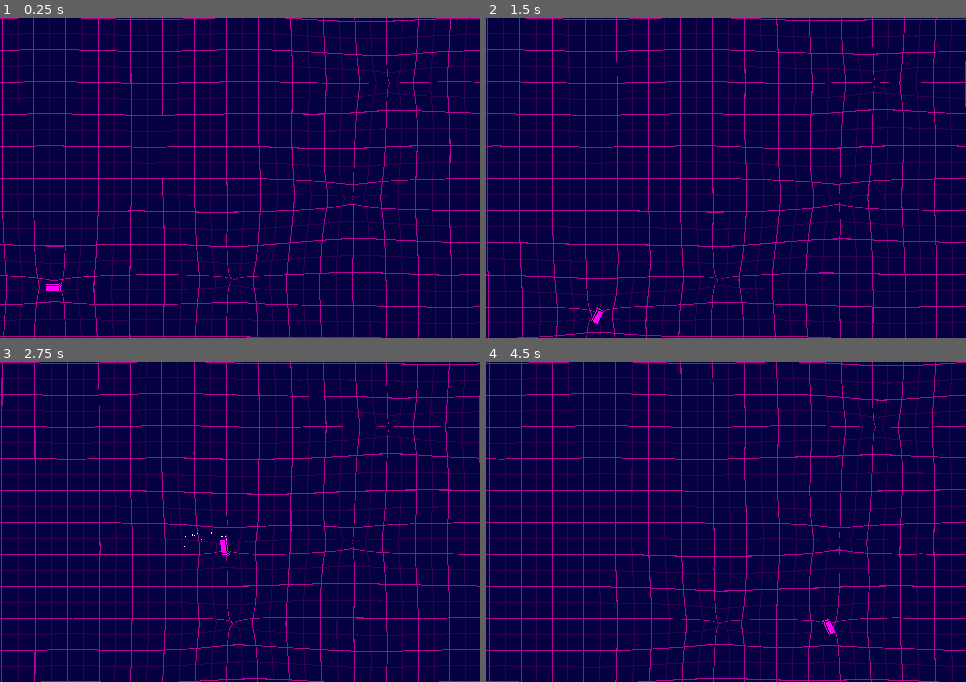
Above: before the commit, frames 1-4 (two rows, left to right).
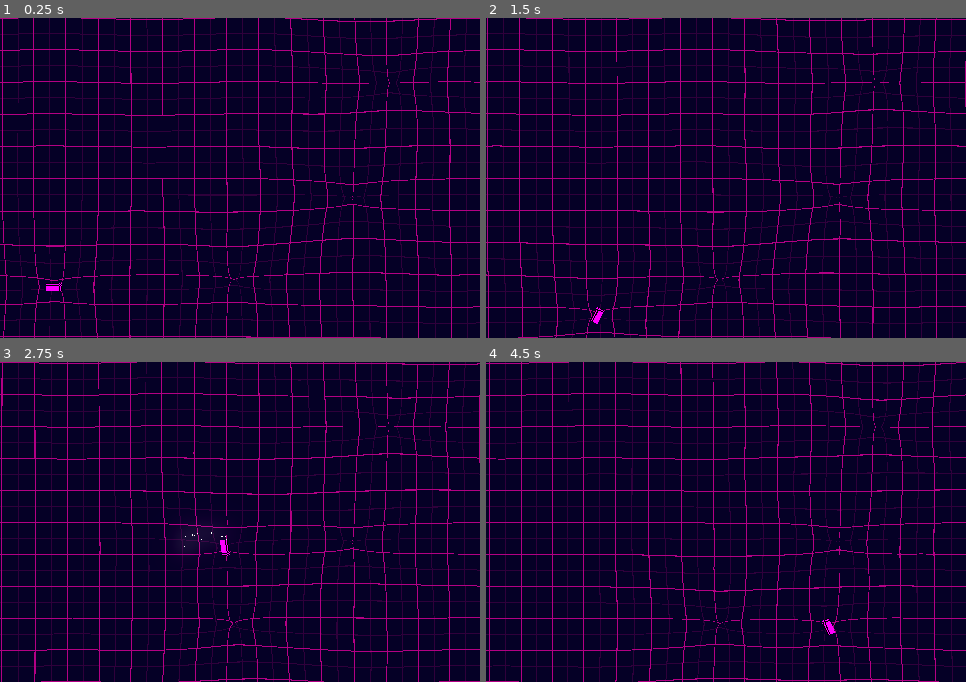
Above: after the commit, the same moments.

Repository: 3xcpy/roguelike-arcade-driving
Game: Godot game, scene res://scenes/stage.tscn
Same seed, same stepped clock (60 frames per second), same inputs: the game is played once before the commit and once after it.
Inputs:
- Up to frame 1 (0.25 s): no input
- Up to frame 2 (1.5 s): tap Enter at 0.5 s; hold Right (steer_right) 0.53-1.28 s; tap Alt at 0.6 s; hold Down from 1.28 s (still down); tap Shift at 1.35 s
- Up to frame 3 (2.75 s): release Down at 2.03 s; hold Right (steer_right) from 2.03 s (still down); tap Alt at 2.1 s
- Up to frame 4 (4.5 s): release Right (steer_right) at 2.78 s; hold Up 2.78-3.53 s; tap Shift at 2.85, 4.35 s; hold Left (steer_left) from 3.53 s (still down); tap Alt at 3.6 s

The runs differ from the first frame. In frame 1, 87% of the frame differs, in the area x 0-100%, y 0-100%; in frame 2, 87%; in frame 3, 83%; in frame 4, 87%.

Commit message:
glow is working

Diff:
--- a/project.godot
+++ b/project.godot
@@ -49,3 +49,4 @@
 textures/canvas_textures/default_texture_filter=0
 renderer/rendering_method="gl_compatibility"
 renderer/rendering_method.mobile="gl_compatibility"
+viewport/hdr_2d=true
--- a/scenes/player.tscn
+++ b/scenes/player.tscn
@@ -59,10 +59,9 @@
 texture = SubResource("PlaceholderTexture2D_3vyb7")
 
 [node name="DriftParticles" type="GPUParticles2D" parent="."]
-modulate = Color(18.892157, 18.892157, 18.892157, 1)
+modulate = Color(1.2799708, 1.2799708, 1.2799708, 1)
 z_index = -1
 position = Vector2(-8, 0)
-emitting = false
 amount = 16
 lifetime = 0.25
 process_material = SubResource("ParticleProcessMaterial_3vyb7")
--- a/scenes/stage.tscn
+++ b/scenes/stage.tscn
@@ -19,7 +19,7 @@
 [sub_resource type="Environment" id="Environment_2so7o"]
 background_mode = 3
 glow_enabled = true
-glow_intensity = 8.0
+glow_intensity = 0.1
 glow_bloom = 0.08
 glow_hdr_threshold = 0.95
 glow_hdr_scale = 0.5
